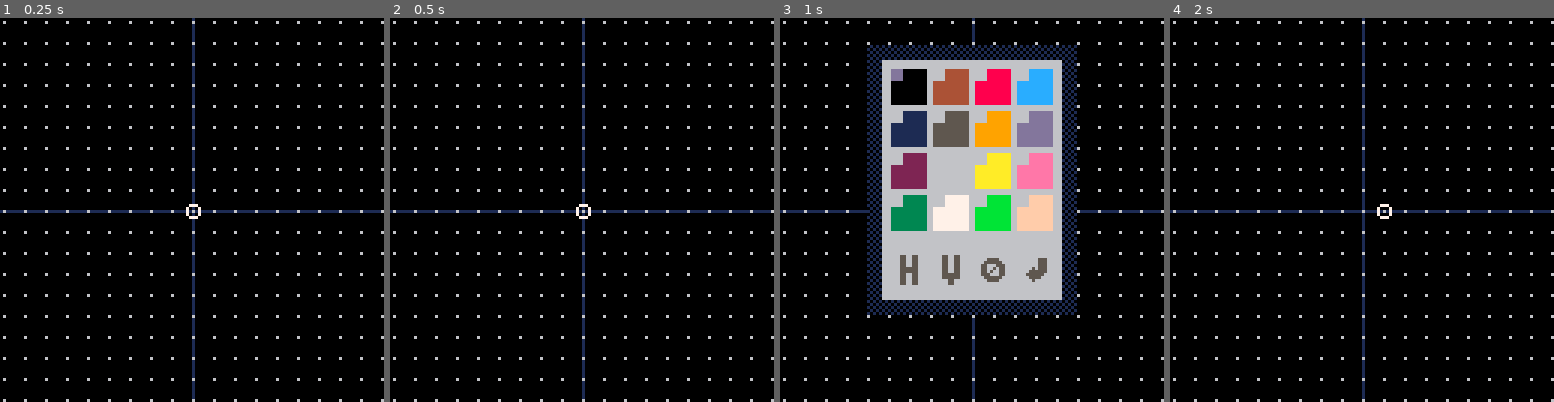
Above: before the commit, frames 1-4 (left to right).
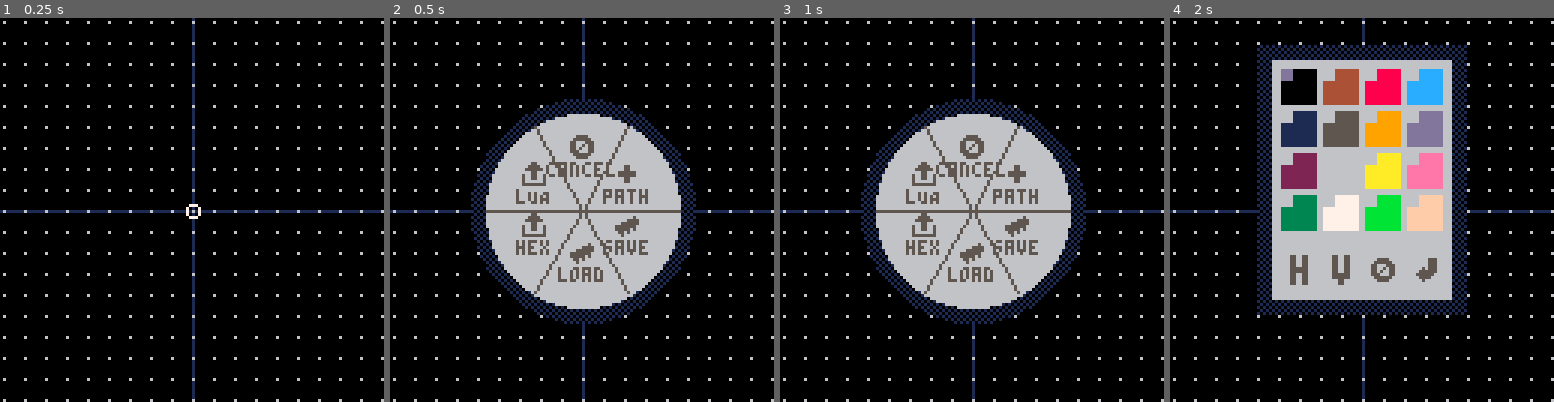
Above: after the commit, the same moments.

Repository: VyrCossont/Pinput
Game: PICO-8 cartridge PICO-8/games/shape_editor.p8
Two runs of this game, one before a commit and one after it. Both use one fixed random seed, a clock stepped at 60 frames per second and the inputs below.
Inputs:
- Up to frame 1 (0.25 s): no input
- Up to frame 2 (0.5 s): tap X (X key) at 0.33 s
- Up to frame 3 (1 s): tap O (Z key) at 0.7 s
- Up to frame 4 (2 s): tap X (X key) at 1.07, 1.85 s; hold Right from 1.6 s (still down); tap O (Z key) at 1.7 s

Frame 1 is identical in both runs. In frame 2, 23% of the frame differs, in the area x 21-80%, y 21-80%; in frame 3, 23%; in frame 4, 33%, in the area x 22-78%, y 7-78%.

Commit message:
shape editor: save and load binary format to/from cartdata

Diff:
--- a/PICO-8/games/shape_editor.p8
+++ b/PICO-8/games/shape_editor.p8
@@ -18,7 +18,118 @@
  print "\ae-e-..dd"
 end
 
+-- serialize as Lua code
+function serialize_paths_lua()
+ local s = ""
+ for path in all(paths) do
+  s ..= " {\n"
+  s ..= "  color = " .. tostr(path.color) .. ",\n"
+  s ..= "  mirror_h = " .. tostr(path.mirror_h) .. ",\n"
+  s ..= "  mirror_v = " .. tostr(path.mirror_v) .. ",\n"
+  for point in all(path) do
+   local x, y = unpack(point)
+   s ..= "  {" .. tostr(x) .. ", " .. tostr(y) .. "},\n"
+  end
+  s ..= " },\n"
+ end
+ return s
+end
+
+-- serialize packed binary format
+-- # of paths
+-- path:
+--  # of points in path
+--  meta byte
+--   bit 7: mirror_h
+--   bit 6: mirror_v
+--   bit 5: reserved
+--   bits 4-0: color
+--  points:
+--   signed byte for x
+--   signed byte for y
+function serialize_paths_bin()
+ local s = ""
+ s ..= chr(#paths)
+ for path in all(paths) do
+  s ..= chr(#path)
+  local meta = path.color
+  if path.mirror_h then
+   meta |= 1 << 7
+  end
+  if path.mirror_v then
+   meta |= 1 << 6
+  end
+  s ..= chr(meta)
+  for point in all(path) do
+   local x, y = unpack(point)
+   s ..= chr(x)
+   s ..= chr(y)
+  end
+ end
+ return s
+end
+
+-- serialize packed binary format as space-separated hex bytes
+function serialize_paths_hex()
+ local s = ""
+ local bytes = serialize_paths_bin()
+ for i = 1, #bytes do
+  s ..= " " .. sub(tostr(ord(sub(bytes, i, i + 1)), 1), 5, 6)
+ end
+ return sub(s, 2)
+end
+
+function export_paths_lua()
+ printh(serialize_paths_lua(), "@clip")
+end
+
+function export_paths_hex()
+ printh(serialize_paths_hex(), "@clip")
+end
+
+function save_paths_to_cartdata()
+ local bytes = serialize_paths_bin()
+ if #bytes <= 256 then
+  ?"\^!5e00" .. bytes
+ else
+  error_beep()
+ end
+end
+
+function load_paths_from_cartdata()
+ paths = {}
+ cpath = nil
+
+ local ptr = 0x5e00
+ function next()
+  assert(ptr < 0x5f00, "read past end of cartdata!")
+  local byte = @ptr
+  ptr += 1
+  return byte
+ end
+
+ local num_paths = next()
+ for _ = 1, num_paths do
+  local path = {}
+  local num_points = next()
+
+  local meta = next()
+  path.color = meta & 0b11111
+  path.mirror_h = 1 == (meta >> 7) & 1
+  path.mirror_v = 1 == (meta >> 6) & 1
+
+  for _ = 1, num_points do
+   local x = next()
+   local y = next()
+   add(path, {x, y})
+  end
+
+  add(paths, path)
+ end
+end
+
 function _init()
+ cartdata("vyr_cossont_shape_editor")
  grid_init()
 end
 
@@ -31,6 +142,20 @@
 
  _draw = grid_draw
  _update60 = grid_update60
+end
+
+function path_transforms(path)
+ local transforms = {{1, 1}}
+ if path.mirror_h then
+  add(transforms, {-1, 1})
+ end
+ if path.mirror_v then
+  add(transforms, {1, -1})
+ end
+ if path.mirror_h and path.mirror_v then
+  add(transforms, {-1, -1})
+ end
+ return transforms
 end
 
 function grid_draw()
@@ -55,21 +180,11 @@
 
  -- lines
  for path in all(paths) do
-  local transforms = {{1, 1}}
-  if path.h_flip then
-   add(transforms, {-1, 1})
-  end
-  if path.v_flip then
-   add(transforms, {1, -1})
-  end
-  if path.h_flip and path.v_flip then
-   add(transforms, {-1, -1})
-  end
   if #path > 1 then
    for i = 2, #path do
     local px1, py1 = unpack(path[i - 1])
     local px2, py2 = unpack(path[i])
-    for transform in all(transforms) do
+    for transform in all(path_transforms(path)) do
      local tx, ty = unpack(transform)
      line(
       px1 * grid_size * tx,
@@ -104,17 +219,7 @@
    -- horizontal stripes
    fillp(0b1111000011110000)
   end
-  local transforms = {{1, 1}}
-  if path.h_flip then
-   add(transforms, {-1, 1})
-  end
-  if path.v_flip then
-   add(transforms, {1, -1})
-  end
-  if path.h_flip and path.v_flip then
-   add(transforms, {-1, -1})
-  end
-  for transform in all(transforms) do
+  for transform in all(path_transforms(path)) do
    local tx, ty = unpack(transform)
    line(
     px * grid_size * tx,
@@ -149,22 +254,105 @@
 
  if btnp(4) then
   if cpath == nil then
-   palette_init()
+   error_beep()
   else
    add(paths[cpath], pos)
   end
  end
 
  if btnp(5) then
+   local menu_items = {}
   if cpath == nil then
-   error_beep()
-  else
-   menu_init()
-  end
+   menu_items =
+   {
+    {
+     sprite=5,
+     label="path",
+     fn=
+      function()
+       menu_exit()
+       palette_init()
+      end,
+    },
+    {
+     sprite=2,
+     label="cancel",
+     fn=menu_exit,
+    },
+    {
+     sprite=7,
+     label="lUA",
+     fn=
+      function()
+       export_paths_lua()
+       menu_exit()
+      end,
+    },
+    {
+     sprite=7,
+     label="hex",
+     fn=
+      function()
+       export_paths_hex()
+       menu_exit()
+      end,
+    },
+    {
+     sprite=9,
+     label="load",
+     fn=
+      function()
+       load_paths_from_cartdata()
+       menu_exit()
+      end,
+    },
+    {
+     sprite=9,
+     label="save",
+     fn=
+      function()
+       save_paths_to_cartdata()
+       menu_exit()
+      end,
+    },
+   }
+  else
+   menu_items =
+   {
+    {
+     sprite=1,
+     label="finish",
+     fn=
+      function()
+       grid_menu_finish()
+       menu_exit()
+      end,
+    },
+    {
+     sprite=2,
+     label="cancel",
+     fn=menu_exit,
+    },
+    {
+     sprite=3,
+     label="delete",
+     fn=
+      function()
+       grid_menu_delete()
+       menu_exit()
+      end,
+    },
+   }
+  end
+  menu_init(menu_items)
  end
 end
 
 function grid_menu_finish()
+ -- don't save zero-length paths
+ if #paths[cpath] == 0 then
+  deli(paths, cpath)
+ end
  cpath = nil
 end
 
@@ -180,31 +368,15 @@
 -->8
 -- menu
 
-function menu_init()
+function menu_init(items)
+ menu_items = items
+ menu_selected = nil
+
  _draw = function()
   grid_draw()
   menu_draw()
  end
  _update60 = menu_update60
-
- menu_items = {
-  {
-   sprite=1,
-   label="finish",
-   fn=grid_menu_finish,
-  },
-  {
-   sprite=2,
-   label="cancel",
-   fn=function() end,
-  },
-  {
-   sprite=3,
-   label="delete",
-   fn=grid_menu_delete,
-  },
- }
- menu_selected = nil
 end
 
 function menu_draw()
@@ -233,16 +405,26 @@
   end
  end
 
- -- wedge separators
+ -- for each menu choice
  for i = 1, n do
+  -- wedge separator
   line(0, 0, r * cos((i - 1) / n), r * sin((i - 1) / n), 5)
+
+  -- icon
   if i != menu_selected then
    pal(7, 5)
   end
   local x = r * 0.55 * cos((i - 0.5) / n)
   local y = r * 0.55 * sin((i - 0.5) / n)
   spr(menu_items[i].sprite, x - 4, y - 7)
-  print(menu_items[i].label, x - #menu_items[i].label * 2, y + 2, 7)
+
+  -- label
+  local label = menu_items[i].label
+  local max_line_chars = 0
+  for label_line in all(split(label, "\n")) do
+   max_line_chars = max(max_line_chars, #label_line)
+  end
+  print(label, x - max_line_chars * 2, y + 2, 7)
   pal()
  end
 end
@@ -271,7 +453,6 @@
    error_beep()
   else
    menu_items[menu_selected].fn()
-   menu_exit()
   end
  end
 
@@ -296,8 +477,8 @@
 
  palette_coords = {0, 0}
  palette_selected = nil
- h_flip = false
- v_flip = false
+ mirror_h = false
+ mirror_v = false
 end
 
 function palette_draw()
@@ -373,7 +554,7 @@
    print("\^w\^t" .. label, x + 3, y + 1, fg_color)
   end
 
-  local selected = (kx == 0 and h_flip) or (kx == 1 and v_flip)
+  local selected = (kx == 0 and mirror_h) or (kx == 1 and mirror_v)
   if selected then
    spr(4, x, y)
   end
@@ -398,9 +579,9 @@
    palette_selected = {unpack(palette_coords)}
   else
    if px == 0 then
-    h_flip = not h_flip
+    mirror_h = not mirror_h
    elseif px == 1 then
-    v_flip = not v_flip
+    mirror_v = not mirror_v
    elseif px == 2 then
     grid_init()
    elseif px == 3 then
@@ -414,7 +595,7 @@
  end
 
  if btnp(5) then
-  grid_init()
+  error_beep()
  end
 end
 
@@ -423,8 +604,8 @@
  local px, py = unpack(palette_selected)
  add(paths, {
    color = (px * 4) + py,
-   h_flip = h_flip,
-   v_flip = v_flip,
+   mirror_h = mirror_h,
+   mirror_v = mirror_v,
  })
  cpath = #paths
  grid_init()
@@ -432,11 +613,11 @@
 
 
 __gfx__
-00000000000007770077770000000700000700000000000000000000000000000000000000000000000000000000000000000000000000000000000000000000
-00000000000007770777777000007770707000000000000000000000000000000000000000000000000000000000000000000000000000000000000000000000
-00700700000007777700077700077777070000000000000000000000000000000000000000000000000000000000000000000000000000000000000000000000
-00077000000707777700707700777770000000000000000000000000000000000000000000000000000000000000000000000000000000000000000000000000
-00077000007777777707007707777700000000000000000000000000000000000000000000000000000000000000000000000000000000000000000000000000
-00700700077777707770007777777070000000000000000000000000000000000000000000000000000000000000000000000000000000000000000000000000
-00000000007777000777777007770007000000000000000000000000000000000000000000000000000000000000000000000000000000000000000000000000
-00000000000700000077770000777777000000000000000000000000000000000000000000000000000000000000000000000000000000000000000000000000
+00000000000007770077770000000700000700000000000000000000000770007777777700000000000000000000000000000000000000000000000000000000
+00000000000007770777777000007770707000000007700000000000007777007000000700000070000000000000000000000000000000000000000000000000
+00700700000007777700077700077777070000000007700000000000077777707077770700007777000000000000000000000000000000000000000000000000
+00077000000707777700707700777770000000000777777007777770000770007000000700777777000000000000000000000000000000000000000000000000
+00077000007777777707007707777700000000000777777007777770700770077777777777777770000000000000000000000000000000000000000000000000
+00700700077777707770007777777070000000000007700000000000700770077700007777777070000000000000000000000000000000000000000000000000
+00000000007777000777777007770007000000000007700000000000700000070700007707707000000000000000000000000000000000000000000000000000
+00000000000700000077770000777777000000000000000000000000777777770077777700700000000000000000000000000000000000000000000000000000
